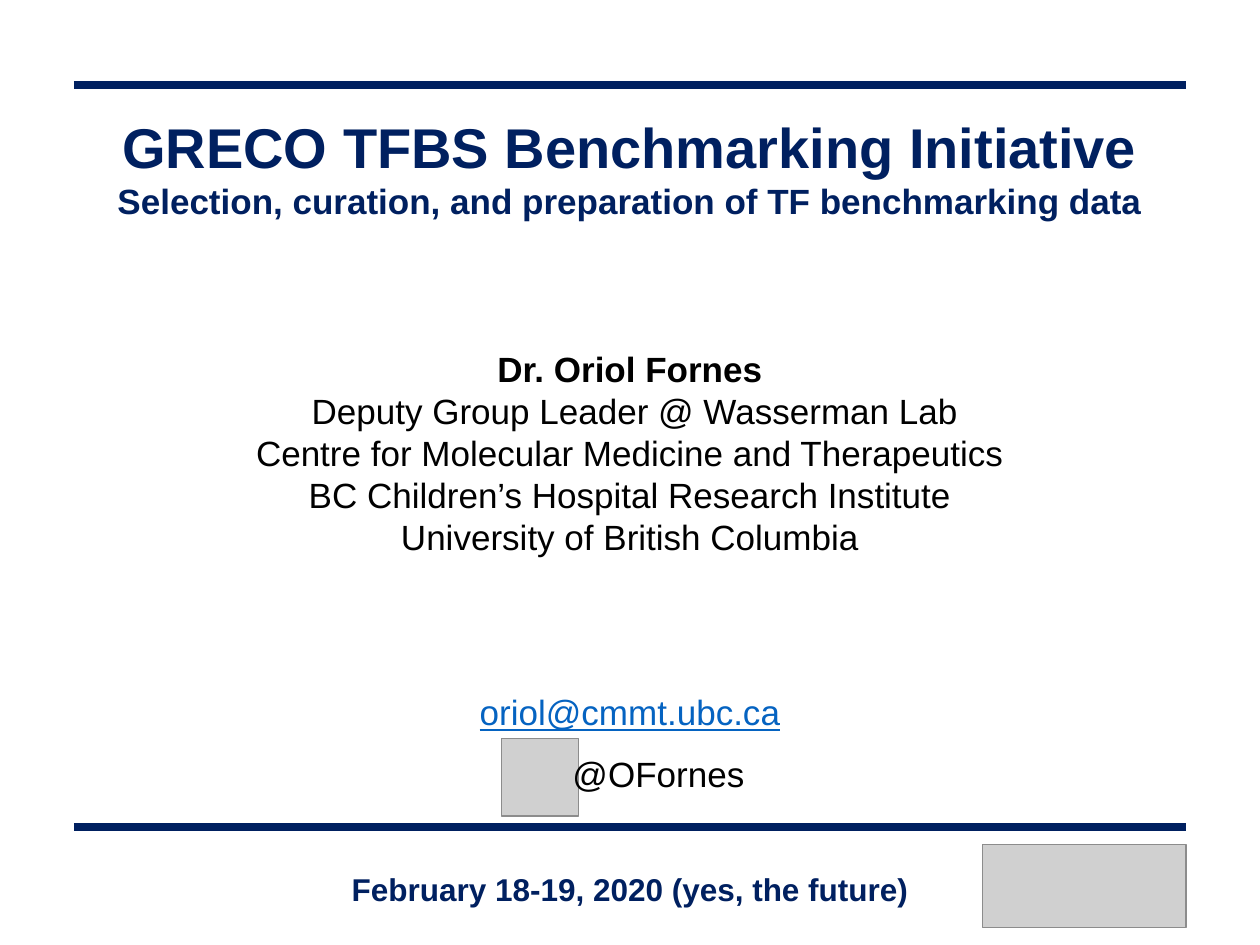
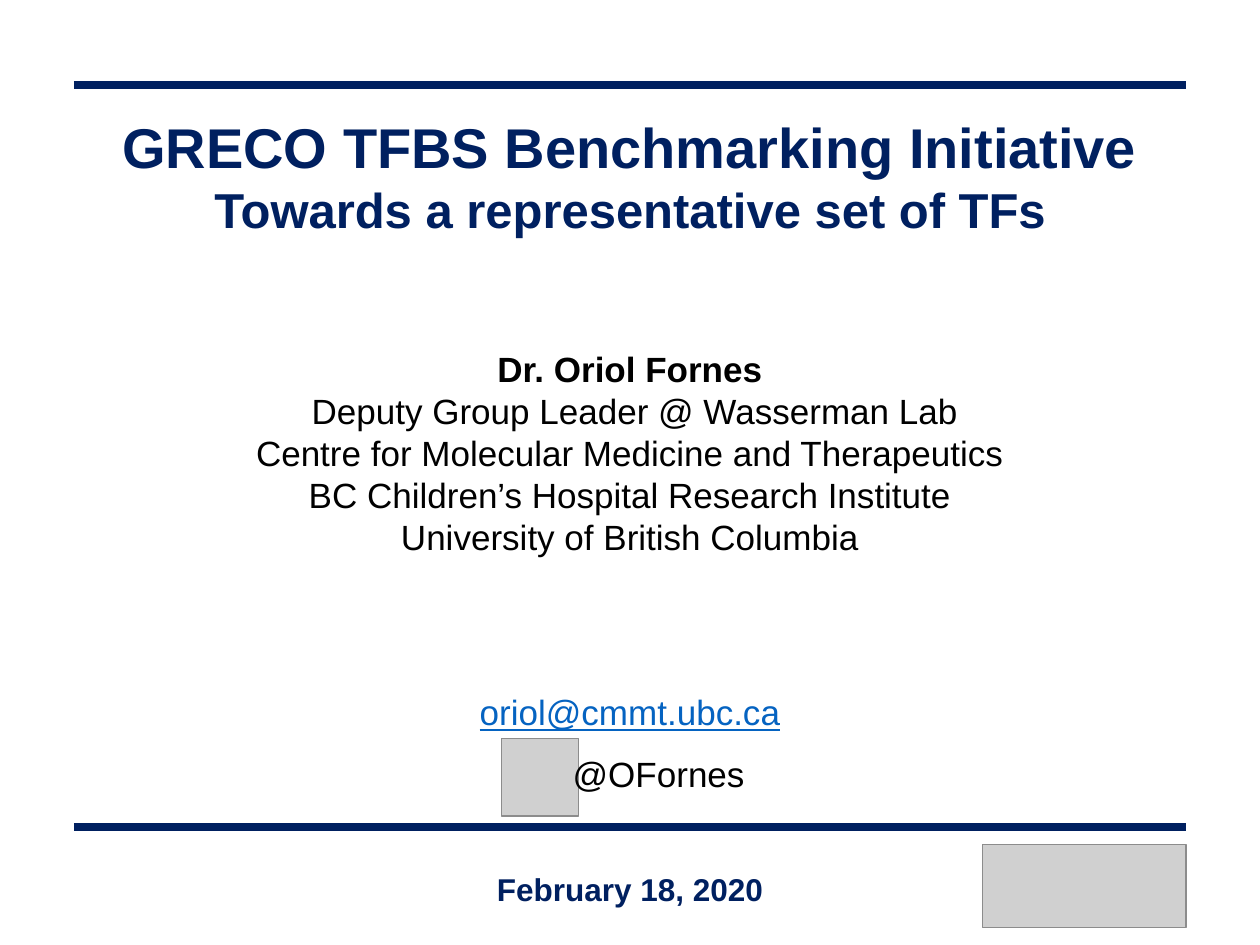
Before and after one commit to oriolfornes/GRECO-BIT-TFBS-annotations, a slide deck: slide 1 of Slides/OF_200218_GREEKC.pptx. Drawn at 1260x945 pixels with LibreOffice and Linux fonts; fonts in the diff are those of the drawing; grey boxes stand for pictures. Boxes give left, top, right and bottom in pixels: in the first picture for what was removed or moved away, otherwise in the second. Text is boxed around its words. In the diff, an @@ line names an element or a change of style, - is before the commit and + after.

Commit message:
added slides

```diff
--- a/Slides/OF_200218_GREEKC.pptx
+++ b/Slides/OF_200218_GREEKC.pptx
@@ text at (122,127,1136,238): text changed; size 20 to 32 pt @@
-GRECO TFBS Benchmarking Initiative Selection, curation, and preparation of TF benchmarking data
+GRECO TFBS Benchmarking Initiative
+Towards a representative set of TFs
@@ text at (497,878,763,907): text changed @@
-February 18-19, 2020 (yes, the future)
+February 18, 2020
```
Also in this commit, not shown: 2 other slides changed, 6 slides added, 10 slides removed, 2 other files.
